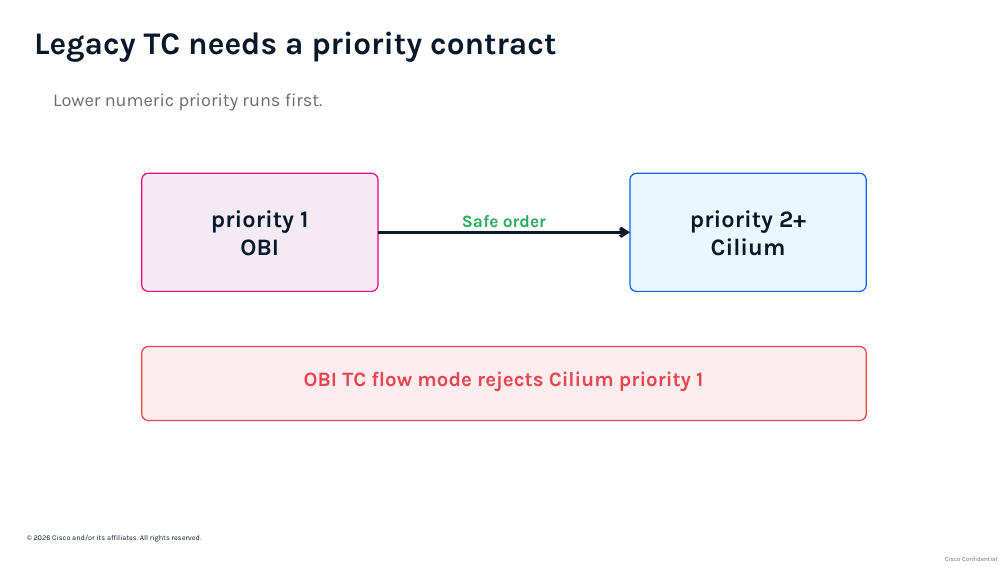
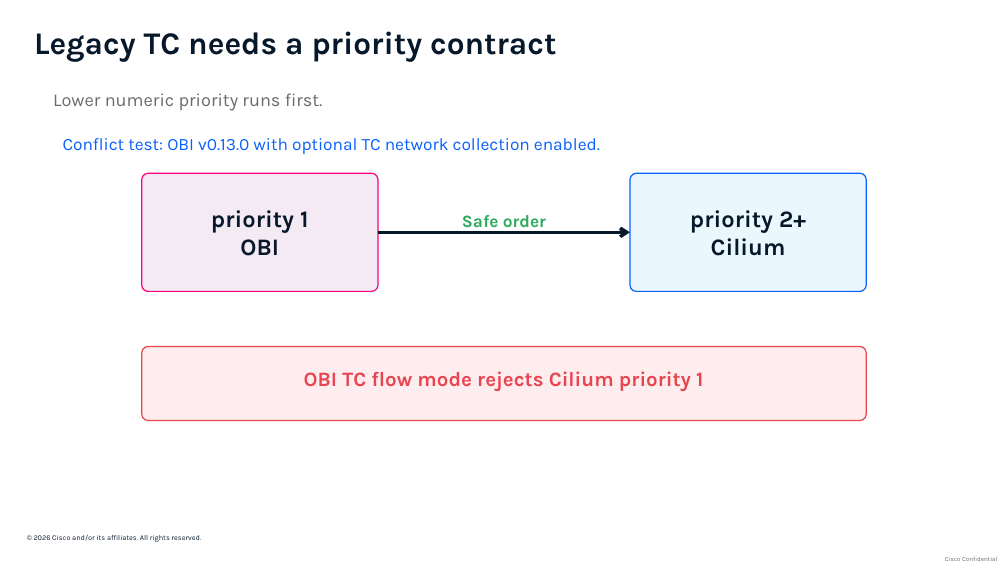
Before and after one commit to ajimenez1503/cilium-obi-demo, a slide deck: slide 13 of slides/cilium-obi-session-deck-latest.pptx. Drawn at 1008x567 pixels with LibreOffice and Linux fonts; fonts in the diff are those of the drawing; background and template pictures are left out. Boxes give left, top, right and bottom in pixels: in the first picture for what was removed or moved away, otherwise in the second. Text is boxed around its words. In the diff, an @@ line names an element or a change of style, - is before the commit and + after.

```diff
--- a/slides/cilium-obi-session-deck-latest.pptx
+++ b/slides/cilium-obi-session-deck-latest.pptx
@@ text added at (x1=63, y1=138, x2=600, y2=154), 16.5 pt, text #0860FE @@
+Conflict test: OBI v0.13.0 with optional TC network collection enabled.
```
Also in this commit, not shown: 4 other slides changed, 2 other files.
